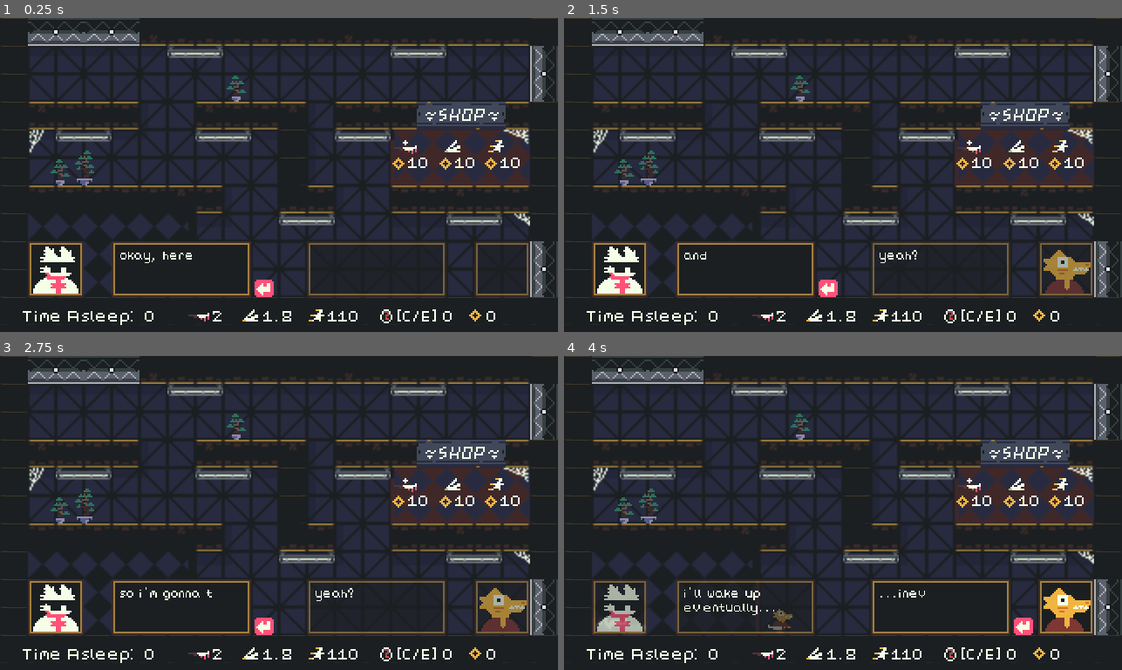
Above: before the commit, frames 1-4 (two rows, left to right).
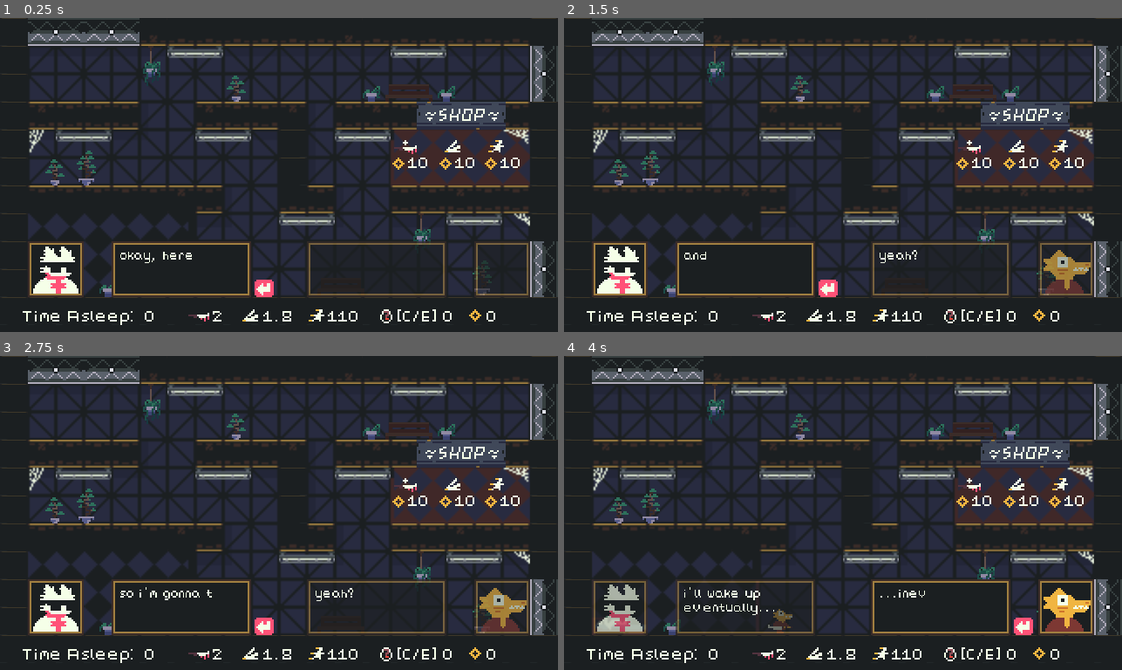
Above: after the commit, the same moments.

Repository: vakkiri/LD50
Game: Godot game, scene res://scenes/Level.tscn
Two runs of this game, one before a commit and one after it. Both use one fixed random seed, a clock stepped at 60 frames per second and the inputs below. This scene is started directly instead of the project's main scene.
Inputs:
- Up to frame 1 (0.25 s): no input
- Up to frame 2 (1.5 s): tap Enter (dialogue_next) at 0.5, 0.6, 1.35 s; hold Right (player_right) from 0.53 s (still down); tap Up (player_up) at 0.77 s
- Up to frame 3 (2.75 s): tap Up (player_up) at 1.52 s; release Right (player_right) at 2.03 s; hold Left (player_left) from 2.03 s (still down); hold Z (player_attack) from 2.03 s (still down); tap Enter (dialogue_next) at 2.3 s
- Up to frame 4 (4 s): release Left (player_left) at 2.78 s; release Z (player_attack) at 2.78 s; hold Right (player_right) from 2.78 s (still down); tap C (player_bomb) at 2.85 s; tap Up (player_up) at 3.02, 3.77 s; tap Enter (dialogue_next) at 3.05, 3.8 s; hold X (player_dash) from 3.53 s (still down)

The runs differ from the first frame. In frame 1, 1.0% of the frame differs, in the area x 8-89%, y 8-89%; in frame 2, 0.9%; in frame 3, 0.9%; in frame 4, 0.9%.

Commit message:
post-submission commit incase i forgot anything

Diff:
--- a/project.godot
+++ b/project.godot
@@ -10,7 +10,7 @@
 
 [application]
 
-config/name="NAP GUARDIAN"
+config/name="Nap Guardian"
 run/main_scene="res://scenes/Tutorial.tscn"
 config/icon="res://icon.png"
 
--- a/scenes/Level.tscn
+++ b/scenes/Level.tscn
@@ -23,6 +23,9 @@
 [ext_resource path="res://scenes/ui/TryAgain.tscn" type="PackedScene" id=21]
 [ext_resource path="res://assets/ui/winscreen.png" type="Texture" id=22]
 [ext_resource path="res://assets/objects/snot.png" type="Texture" id=23]
+[ext_resource path="res://assets/scenery/bench1.png" type="Texture" id=24]
+[ext_resource path="res://assets/scenery/plant3.png" type="Texture" id=25]
+[ext_resource path="res://assets/scenery/hangingplant1.png" type="Texture" id=26]
 
 [sub_resource type="ConvexPolygonShape2D" id=1]
 points = PoolVector2Array( 0, 0, 16, 0, 16, 16, 0, 16 )
@@ -392,16 +395,23 @@
 font = "ui_medium"
 
 [node name="TextureRect2" type="TextureRect" parent="."]
-margin_left = 43.0
+margin_left = 44.0
 margin_top = 76.0
-margin_right = 83.0
+margin_right = 84.0
 margin_bottom = 116.0
 texture = ExtResource( 8 )
 
+[node name="TextureRect12" type="TextureRect" parent="."]
+margin_left = 271.0
+margin_top = 139.0
+margin_right = 311.0
+margin_bottom = 179.0
+texture = ExtResource( 8 )
+
 [node name="TextureRect3" type="TextureRect" parent="."]
-margin_left = 29.0
+margin_left = 26.0
 margin_top = 81.0
-margin_right = 69.0
+margin_right = 66.0
 margin_bottom = 121.0
 texture = ExtResource( 9 )
 
@@ -470,8 +480,56 @@
 [node name="Snot" type="AnimatedSprite" parent="."]
 position = Vector2( 22, 145 )
 frames = SubResource( 25 )
-frame = 4
 playing = true
 centered = false
 
+[node name="TextureRect5" type="TextureRect" parent="."]
+margin_left = 221.0
+margin_top = 38.0
+margin_right = 261.0
+margin_bottom = 78.0
+texture = ExtResource( 24 )
+
+[node name="TextureRect6" type="TextureRect" parent="."]
+margin_left = 182.0
+margin_top = 149.0
+margin_right = 222.0
+margin_bottom = 189.0
+texture = ExtResource( 24 )
+
+[node name="TextureRect7" type="TextureRect" parent="."]
+margin_left = 79.0
+margin_top = 16.0
+margin_right = 119.0
+margin_bottom = 56.0
+texture = ExtResource( 26 )
+
+[node name="TextureRect8" type="TextureRect" parent="."]
+margin_left = 234.0
+margin_top = 112.0
+margin_right = 274.0
+margin_bottom = 152.0
+texture = ExtResource( 26 )
+
+[node name="TextureRect9" type="TextureRect" parent="."]
+margin_left = 57.0
+margin_top = 151.0
+margin_right = 97.0
+margin_bottom = 191.0
+texture = ExtResource( 25 )
+
+[node name="TextureRect10" type="TextureRect" parent="."]
+margin_left = 251.0
+margin_top = 39.0
+margin_right = 291.0
+margin_bottom = 79.0
+texture = ExtResource( 25 )
+
+[node name="TextureRect11" type="TextureRect" parent="."]
+margin_left = 208.0
+margin_top = 39.0
+margin_right = 248.0
+margin_bottom = 79.0
+texture = ExtResource( 25 )
+
 [connection signal="body_entered" from="DoorTrigger" to="." method="_on_DoorTrigger_body_entered"]
--- a/scenes/Level1Music.tscn
+++ b/scenes/Level1Music.tscn
@@ -1,6 +1,6 @@
 [gd_scene load_steps=2 format=2]
 
-[ext_resource path="res://assets/audio/gatoraid.wav" type="AudioStream" id=1]
+[ext_resource path="res://assets/audio/getoraid.wav" type="AudioStream" id=1]
 
 [node name="Level1Music" type="AudioStreamPlayer"]
 pause_mode = 2
Not shown, changed: assets/audio/getoraid.wav.import
Binary file added: assets/scenery/bench1.png
Not shown, added: assets/scenery/bench1.png.import
Binary file added: assets/scenery/hangingplant1.png
Not shown, added: assets/scenery/hangingplant1.png.import
Binary file added: assets/scenery/plant3.aseprite
Binary file added: assets/scenery/plant3.png
Not shown, added: assets/scenery/plant3.png.import
Binary file changed: assets/ui/title_background.png
Not shown, changed: export_presets.cfg
Not shown: 1 places in scenes/Level.tscn that only renumber resources
